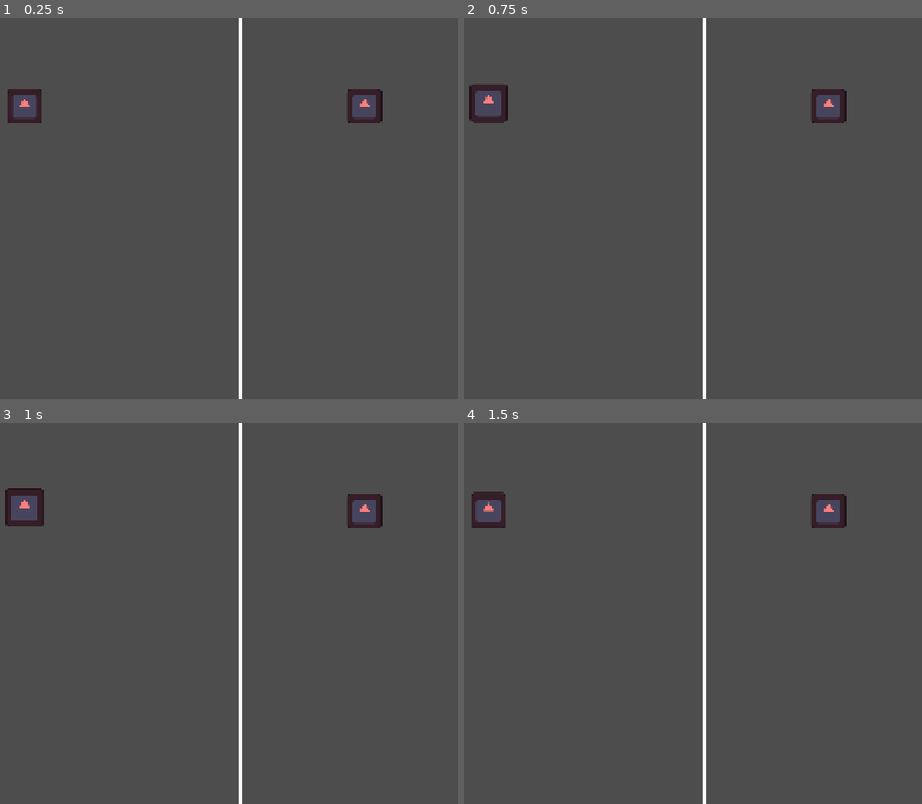
Above: before the commit, frames 1-4 (two rows, left to right).
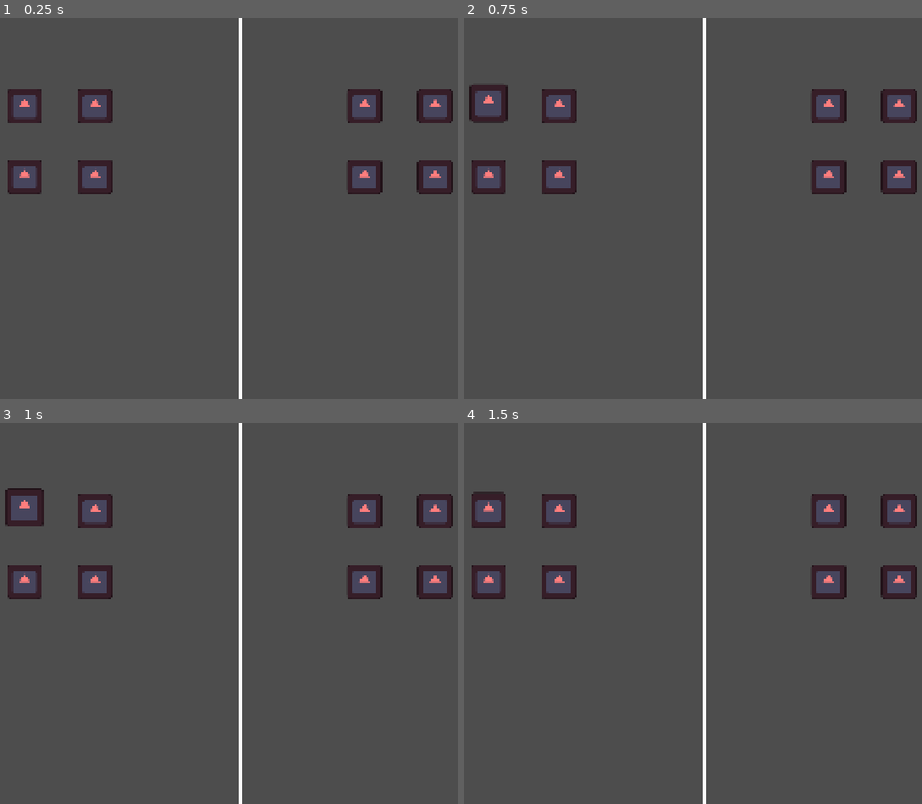
Above: after the commit, the same moments.

Repository: PixelSaver/steakbite
Game: Godot game, scene res://scenes/main.tscn
Two runs of this game, one before a commit and one after it. Both use one fixed random seed, a clock stepped at 60 frames per second and the inputs below. The engine's default icon, where the game draws it, is replaced by a stand-in: a white triangle on a blue panel in a dark square.
Inputs (mouse positions are in pixels of both pictures, inside the frame that each line leads up to):
- Up to frame 1 (0.25 s): no input
- Up to frame 2 (0.75 s): click (486, 105) at 0.52 s
- Up to frame 3 (1 s): no input
- Up to frame 4 (1.5 s): tap Enter at 1.25 s; move the mouse to (853, 594) at 1.27 s; hold Right from 1.28 s (still down); hold Mouse wheel down (scroll_down) from 1.28 s (still down); click (853, 594) at 1.42 s

The runs differ from the first frame. In frame 1, 2.5% of the frame differs, in the area x 1-99%, y 18-47%; in frame 2, 2.5%; in frame 3, 2.5%; in frame 4, 2.5%.

Commit message:
Testing powerup system

Diff:
--- /dev/null
+++ b/assets/powerup_resources/test.tres
@@ -0,0 +1,7 @@
+[gd_resource type="Resource" script_class="TestPowerup" format=3 uid="uid://o84lgcl6vm6t"]
+
+[ext_resource type="Script" uid="uid://cvew6leeafapl" path="res://standalones/powerup/test_powerup.gd" id="1_2lm3e"]
+
+[resource]
+script = ExtResource("1_2lm3e")
+metadata/_custom_type_script = "uid://cvew6leeafapl"
--- a/scenes/game/game.tscn
+++ b/scenes/game/game.tscn
@@ -49,6 +49,6 @@
 texture = ExtResource("1_7h61r")
 
 [node name="TileMapLayer" type="TileMapLayer" parent="Game/SubViewport" unique_id=1539185403]
-tile_map_data = PackedByteArray(0, 0, 3, 0, 2, 0, 1, 0, 0, 0, 0, 0, 1, 0)
+tile_map_data = PackedByteArray(0, 0, 3, 0, 2, 0, 1, 0, 0, 0, 0, 0, 1, 0, 5, 0, 2, 0, 1, 0, 0, 0, 0, 0, 1, 0, 3, 0, 4, 0, 1, 0, 0, 0, 0, 0, 1, 0, 5, 0, 4, 0, 1, 0, 0, 0, 0, 0, 1, 0)
 tile_set = SubResource("TileSet_gkedh")
 navigation_enabled = false
--- /dev/null
+++ b/standalones/powerup/powerup.gd
@@ -0,0 +1,9 @@
+extends Resource
+class_name Powerup
+
+@export var name: String = "Powerup"
+@export var id: int = 0
+@export var texture: Texture2D
+
+func apply(_target_player_id: int) -> void:
+	pass
--- /dev/null
+++ b/standalones/powerup/test_powerup.gd
@@ -0,0 +1,5 @@
+extends Powerup
+class_name TestPowerup
+
+func apply(_target_player_id: int) -> void:
+	print("Bruh")
--- /dev/null
+++ b/standalones/powerup_database.gd
@@ -0,0 +1,9 @@
+extends Node
+class_name PowerupDatabase
+
+enum Powerups {
+	TEST,
+}
+var powerup_dict: Dictionary[Powerups, PackedScene] = {
+
+}
Not shown, added: standalones/powerup/powerup.gd.uid
Not shown, added: standalones/powerup/test_powerup.gd.uid
Not shown, added: standalones/powerup_database.gd.uid
